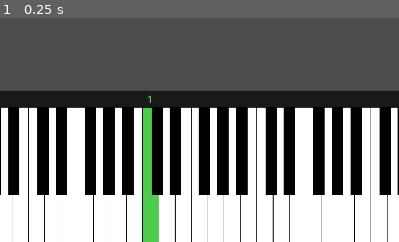
Above: before the commit, frame 1.
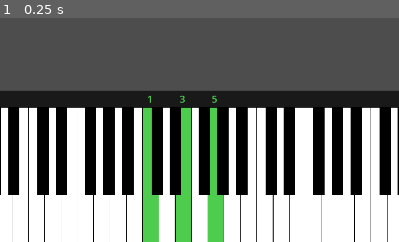
Above: after the commit, the same moment.

Repository: PianoFitness/piano-fitness-app
Game: Godot game, scene res://scenes/piano.tscn
The game is run twice, just before and just after one commit, with the same random seed, the same clock (stepped at 60 frames per second) and the same inputs. The project has no main scene, so this scene is started directly.
Inputs:
- Up to frame 1 (0.25 s): no input
The pictures show only the part of the screen within x 39-89%, y 50-100%; the shares and areas given below are measured in that part.

The runs differ from the first frame. In frame 1, 3.4% of the frame differs, in the area x 44-57%, y 34-100%.

Commit message:
Improve code

Diff:
--- a/app/scripts/finger_display.gd
+++ b/app/scripts/finger_display.gd
@@ -9,35 +9,30 @@
 
 # Adjustment dictionary for x-position offsets (in pixels)
 const KEY_ADJUSTMENTS = {
-	"C": -2,   # Slight left adjustment for C
-	"D": -3,   # More left adjustment for D
-	"E": -2,   # Slight left adjustment for E
-	"F": -2,   # Slight left adjustment for F
-	"G": -3,   # More left adjustment for G
-	"A": -3,   # More left adjustment for A
-	"B": -2,   # Slight left adjustment for B
-	"C#": -4,  # Black keys need larger adjustments
+	"C": -2,   # Slight left adjustment
+	"D": -3,
+	"E": -2,
+	"F": -2,
+	"G": -3,
+	"A": -3,
+	"B": -2,
+	"C#": -4,  # Black keys
 	"D#": -4,
 	"F#": -4,
 	"G#": -4,
 	"A#": -4
 }
 
-var current_indicators: Array = []
 var background_rect: ColorRect
-var font: Font
 
 func _ready():
-	font = ThemeDB.fallback_font
 	setup_background()
 
 func setup_background():
 	background_rect = ColorRect.new()
 	background_rect.color = BACKGROUND_COLOR
-	background_rect.z_index = -1  # Ensure background is drawn behind indicators
+	background_rect.z_index = -1
 	add_child(background_rect)
-
-	# Initialize the background size
 	update_background_size()
 
 func _process(_delta):
@@ -49,33 +44,21 @@
 		background_rect.size = Vector2(viewport_size.x, BACKGROUND_HEIGHT)
 		background_rect.position = Vector2(0, -BACKGROUND_HEIGHT)
 
-func clear_indicators():
-	for indicator in current_indicators:
-		if is_instance_valid(indicator):
-			indicator.queue_free()
-	current_indicators.clear()
-
 func add_finger_indicator(note: PianoNote, key_rect: Rect2, is_current: bool = false):
 	var label = Label.new()
 	label.text = str(note.finger)
-	label.add_theme_font_override("font", font)
 	label.add_theme_font_size_override("font_size", 24)
 
-	# Set color based on current state
 	var color = LESSON_COLOR if is_current else (RIGHT_HAND_COLOR if note.hand == "R" else LEFT_HAND_COLOR)
 	label.add_theme_color_override("font_color", color)
 
-	# Force the label to calculate its true size
 	add_child(label)
 	label.size = label.get_minimum_size()
 
-	# Get note name without octave for adjustment lookup
 	var note_name = note.pitch.left(len(note.pitch) - 1)
 	var x_adjustment = KEY_ADJUSTMENTS.get(note_name, 0)
 
-	# Calculate centered position with precise offset and adjustment
-	var x_pos = key_rect.position.x + (key_rect.size.x / 2) - (label.size.x / 2) + x_adjustment
-	var y_pos = -BACKGROUND_HEIGHT/2 - label.size.y/2
-
-	label.position = Vector2(x_pos, y_pos)
-	current_indicators.append(label)
+	label.position = Vector2(
+		key_rect.position.x + (key_rect.size.x / 2) - (label.size.x / 2) + x_adjustment,
+		-BACKGROUND_HEIGHT/2 - label.size.y/2
+	)
--- a/app/scripts/piano.gd
+++ b/app/scripts/piano.gd
@@ -69,7 +69,7 @@
 	sequence_manager.sequence_completed.connect(_on_sequence_completed)
 
 	# Load initial exercise (for testing)
-	var c_major = create_c_major_scale()
+	var c_major = create_c_major_chord()
 	sequence_manager.set_sequence(c_major)
 
 func _input(event):
--- a/app/scripts/sequence_manager.gd
+++ b/app/scripts/sequence_manager.gd
@@ -61,8 +61,6 @@
 
 
 func update_display():
-	finger_display.clear_indicators()
-
 	# Only show current position
 	if current_position < current_sequence.sequence.size():
 		var current_notes = current_sequence.sequence[current_position]
